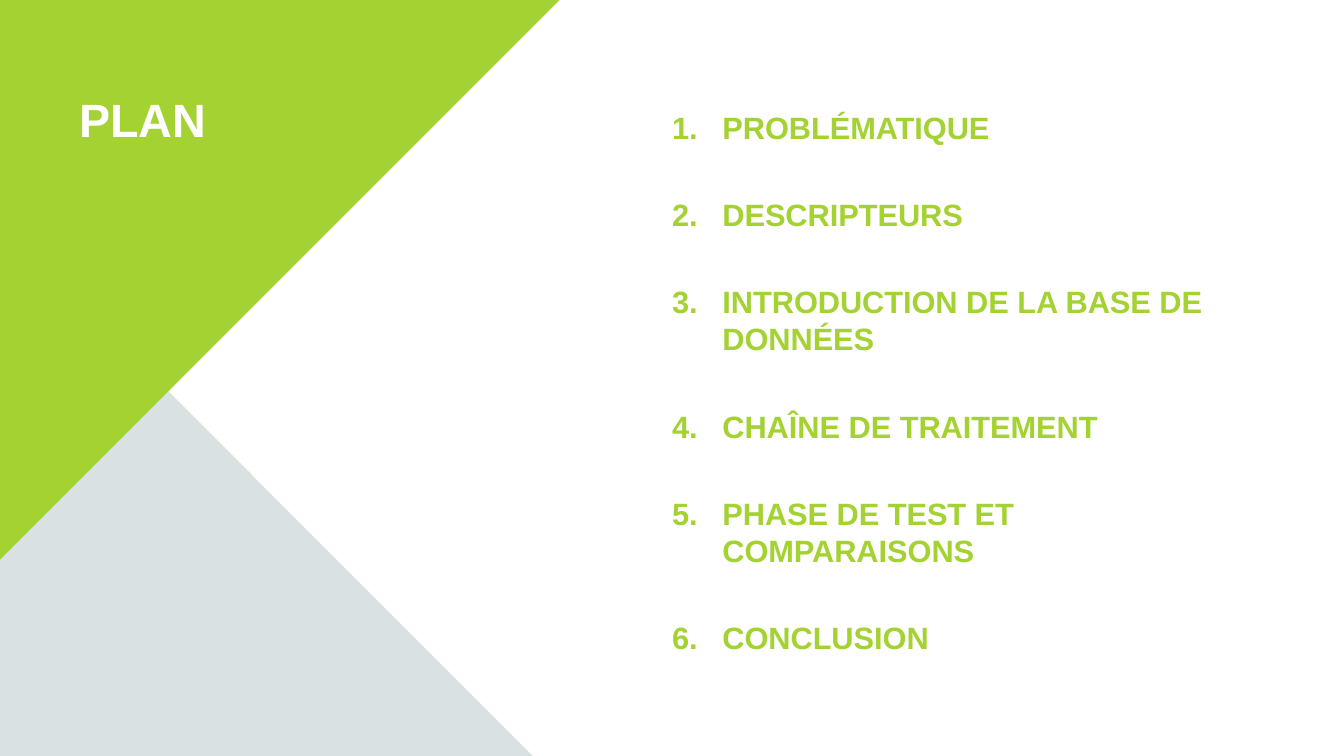
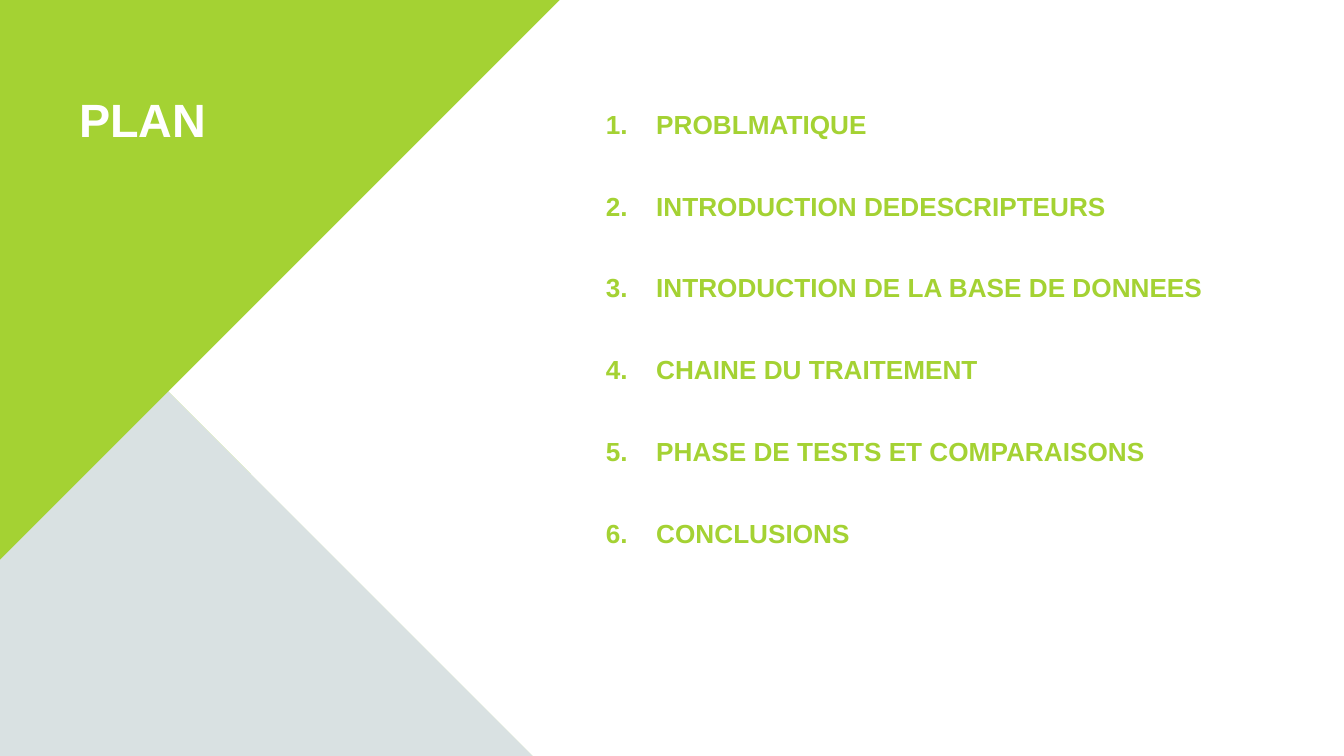
Before and after one commit to tbjszhu/516_lot1, a slide deck: slide 2 of rapport/lot1_presentation.pptx. Drawn at 1344x756 pixels with LibreOffice and Linux fonts; fonts in the diff are those of the drawing; background and template pictures are left out. Boxes give left, top, right and bottom in pixels: in the first picture for what was removed or moved away, otherwise in the second. Text is boxed around its words. In the diff, an @@ line names an element or a change of style, - is before the commit and + after.

```diff
--- a/rapport/lot1_presentation.pptx
+++ b/rapport/lot1_presentation.pptx
@@ text at <box>656,115,1201,544</box>: text changed; size 16.5 to 14 pt @@
-1. PROBLÉMATIQUE
-2. DESCRIPTEURS
-3. INTRODUCTION DE LA BASE DE DONNÉES
-4. CHAÎNE DE TRAITEMENT
-5. PHASE DE TEST ET COMPARAISONS
-6. CONCLUSION
+1. PROBLMATIQUE
+2. INTRODUCTION DEDESCRIPTEURS
+3. INTRODUCTION DE LA BASE DE DONNEES
+4. CHAINE DU TRAITEMENT
+5. PHASE DE TESTS ET COMPARAISONS
+6. CONCLUSIONS
```
Also in this commit, not shown: 11 other slides changed, 3 other files.
